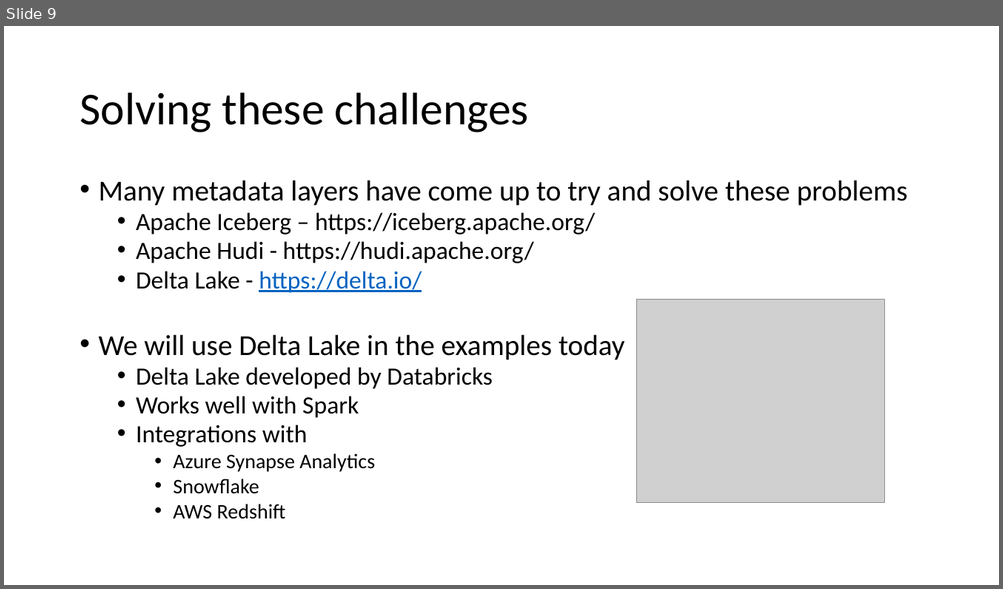
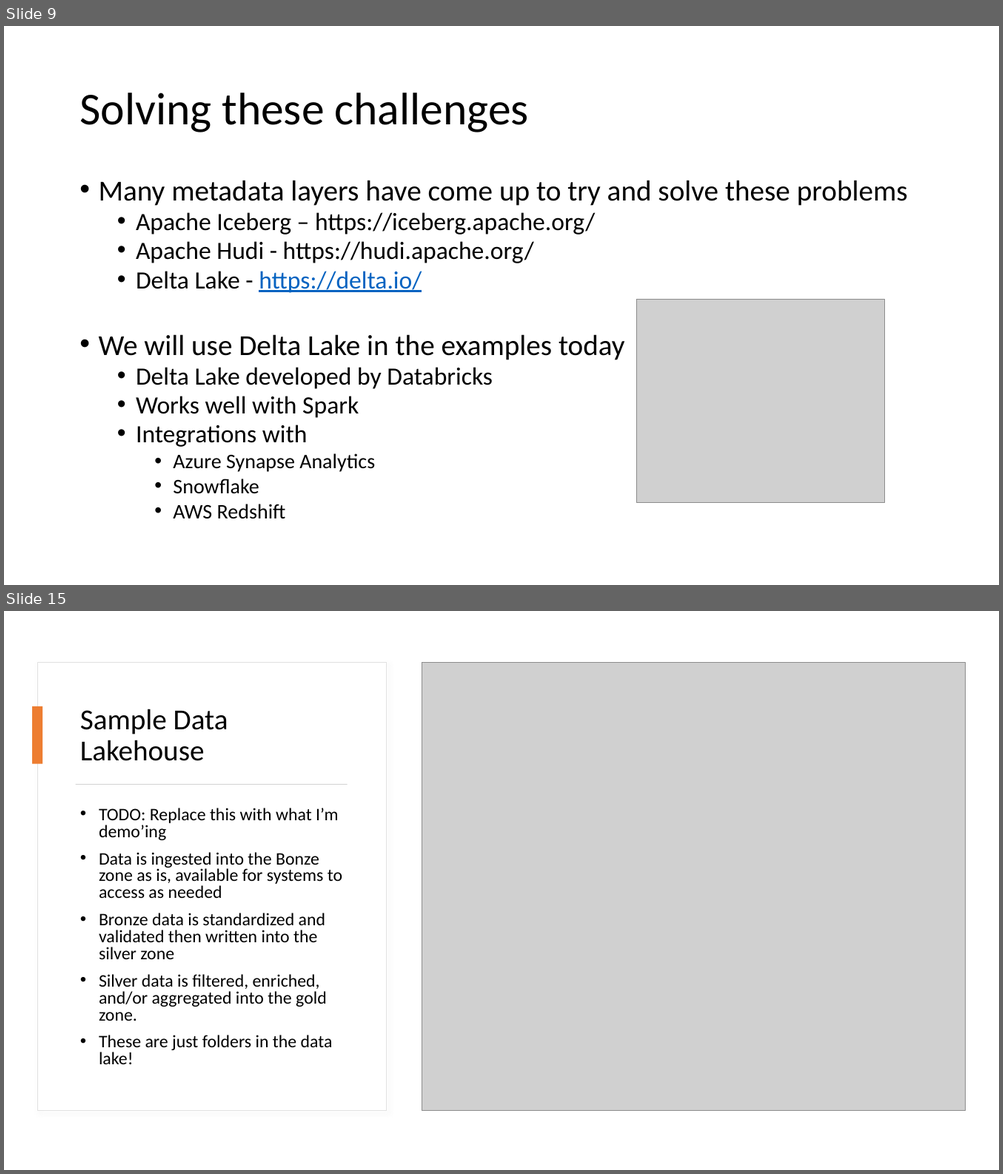
Before and after one commit to shswindell42/Presentations, a slide deck: Building a Data Lakehouse/Building a Data Lakehouse.pptx. Shown one above the other, each under a label of ours: slide 9 before the commit, slides 9 and 15 after it; the slides between them are not shown. The pictures are 1003x589 and 1003x1174 pixels, drawn with LibreOffice and Linux fonts; fonts in the diff are those of the drawing; grey boxes stand for pictures. Boxes give left, top, right and bottom in pixels: in the first picture for what was removed or moved away, otherwise in the second. Text is boxed around its words. In the diff, an @@ line names an element or a change of style, - is before the commit and + after.

Commit message:
Added slides, just needs style points

```diff
--- a/Building a Data Lakehouse/Building a Data Lakehouse.pptx
+++ b/Building a Data Lakehouse/Building a Data Lakehouse.pptx
@@ slide 15 added at [4,611,999,1170], background #FFFFFF @@
@@ rectangle added at [37,663,387,1111], fill #FFFFFF, outline #E1E1E1 0.75 pt @@
@@ picture added at [422,663,965,1111] @@
@@ rectangle added at [32,706,42,764], fill #ED7D31 @@
@@ title added at [80,709,228,761], 28 pt, text #000000 @@
+Sample Data Lakehouse
@@ rectangle added at [76,784,347,785], fill #D5D5D5 @@
@@ text added at [99,808,342,1065], 17 pt, text #000000 @@
+• TODO: Replace this with what I’m demo’ing
+• Data is ingested into the Bonze zone as is, available for systems to access as needed
+• Bronze data is standardized and validated then written into the silver zone
+• Silver data is filtered, enriched, and/or aggregated into the gold zone.
+• These are just folders in the data lake!
```
Also in this commit, not shown: 4 slides changed, 6 other slides added, 1 slide removed.
